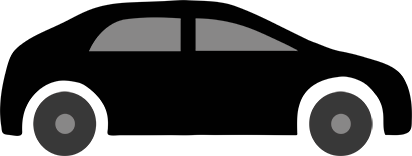
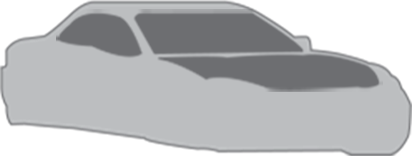
Two versions of the same layered image (412 × 156). Layer-by-layer changes:
removed layer "Layer 10" over left=33, top=91, right=373, bottom=156
removed layer "Layer 2" over left=0, top=0, right=412, bottom=136
removed layer "Layer 8" over left=54, top=112, right=353, bottom=136
removed layer "Layer 9" over left=87, top=16, right=300, bottom=53
added group "Layer 3" with 2 layers over left=0, top=0, right=412, bottom=156
added layer "<Path> + <Path> + <Path> + <Path> + <Path>" in group "Layer 3" over left=56, top=9, right=383, bottom=92
added layer "<Path>" in group "Layer 3" over left=0, top=0, right=412, bottom=156
